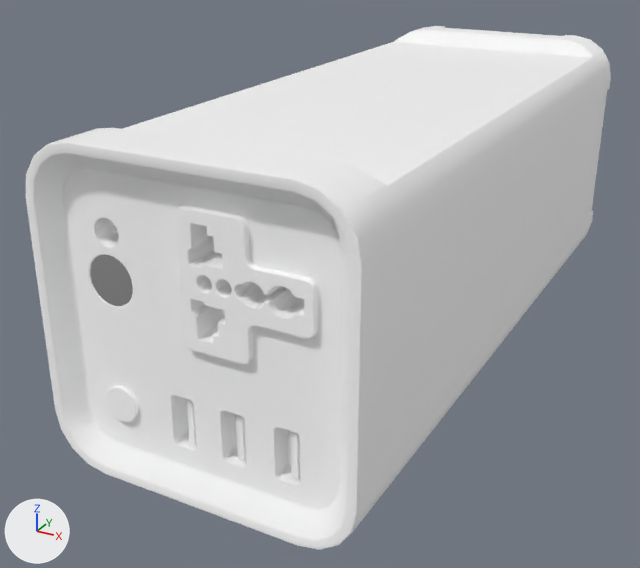
Before and after pictures for a commit that changed the glTF model static/models/powerbank.glb.
Camera for both pictures: a 50 mm camera at (1.21, -2.68, 1.01) aimed at (-0.15, -0.2, -0.23). The lights are fixed; the arrows at lower left show +X, +Y and +Z. Where no turn or scale is listed for an object, it has been applied to the vertices. Vertices at the same position are counted once.

The scene before the commit, as lines of its bpy script (objects in view):
```python
me_cube = bpy.data.meshes.new('Cube')
me_cube.from_pydata(...)  # 4125 vertices, 8204 faces; spans x -0.47..0.47, y -1.16..1.16, z -0.47..0.47
# faces by material slot: [8182, 22]
me_cube.materials.append(mat_powerbank)  # white #ffffff
me_cube.materials.append(mat_glass)  # white #e7e7e7
ob_cube = bpy.data.objects.new('Cube', me_cube)
ob_cube.location = (0.0, 0.0, 0.0)
```
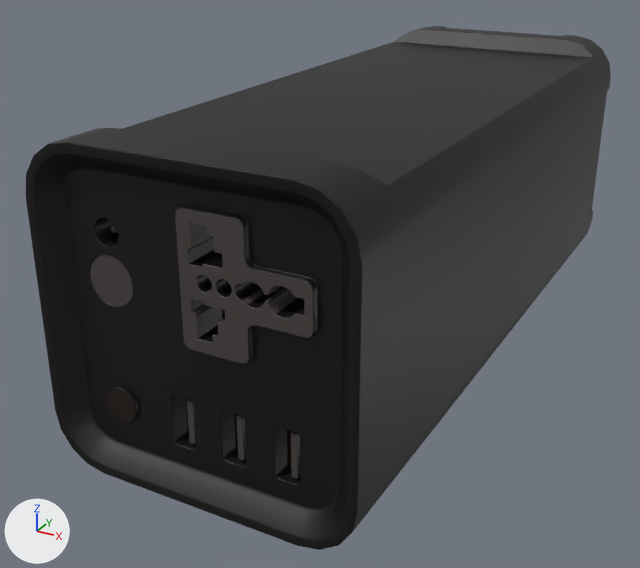
Changed parts and their boxes (x1, y1, x2, y2) in the pictures (640 x 568 px; the box of a moved part takes in the faces that stretch with it):
part 1 of me_cube, moved or reshaped
    before: (202, 266, 314, 331)
    after: (191, 265, 317, 331)
part 2 of me_cube, recoloured (white to black)
    both: (26, 26, 611, 550)
part 3 of me_cube, recoloured (white to black)
    both: (110, 208, 312, 479)
part 4 of me_cube, recoloured (white to black)
    both: (106, 287, 292, 465)
part 5 of me_cube, recoloured (grey to black)
    both: (90, 255, 133, 306)

What changed in the scene script:
```text
Add mat_material_002:
    mat_material_002 = principled_material('Material.002')
    mat_material_002.base_color = (0.00898, 0.00105, 0.0)  # black #180300
Add mat_material:
    mat_material = principled_material('Material')
    mat_material.base_color = (0.0, 0.0, 0.0)  # black #000000
Add mat_material_001:
    mat_material_001 = principled_material('Material.001')
    mat_material_001.base_color = (0.0607, 0.051, 0.0482)  # dark grey #46403e
Change me_cube:
    where me_cube.from_pydata(...)  # 4125 vertices, 8204 faces; spans x -0.47..0.47, y -1.16..1.16, z -0.47..0.47
    used by ob_cube; location = (0.0, 0.0, 0.0)
    me_cube part 1: 9 vertices moved within x 0.04..0.22, y -1.12..-1.02, z 0.15..0.21; 4 vertices removed from x 0.03..0.33, y -1.12, z 0.01..0.21; 4 vertices added at x 0.04..0.34, y -1.12, z 0.01..0.21
    me_cube part 2: 5996 faces spanning x -0.47..0.47, y -1.16..1.16, z -0.47..0.47 switch from mat_powerbank (white #ffffff) to mat_material (black #000000)
    me_cube part 3: 739 faces spanning x -0.28..0.33, y -1.12..-1.0, z -0.33..0.34 switch from mat_powerbank (white #ffffff) to mat_material_001 (dark grey #46403e)
    me_cube part 4: 102 faces spanning x -0.32..0.29, y -1.12..-1.0, z -0.34..0.27 switch from mat_powerbank (white #ffffff) to mat_material_002 (black #180300)
    me_cube part 5: 22 faces spanning x -0.34..-0.2, y -1.1, z 0.03..0.17 switch from mat_glass (white #e7e7e7) to mat_material_001 (dark grey #46403e)
```
